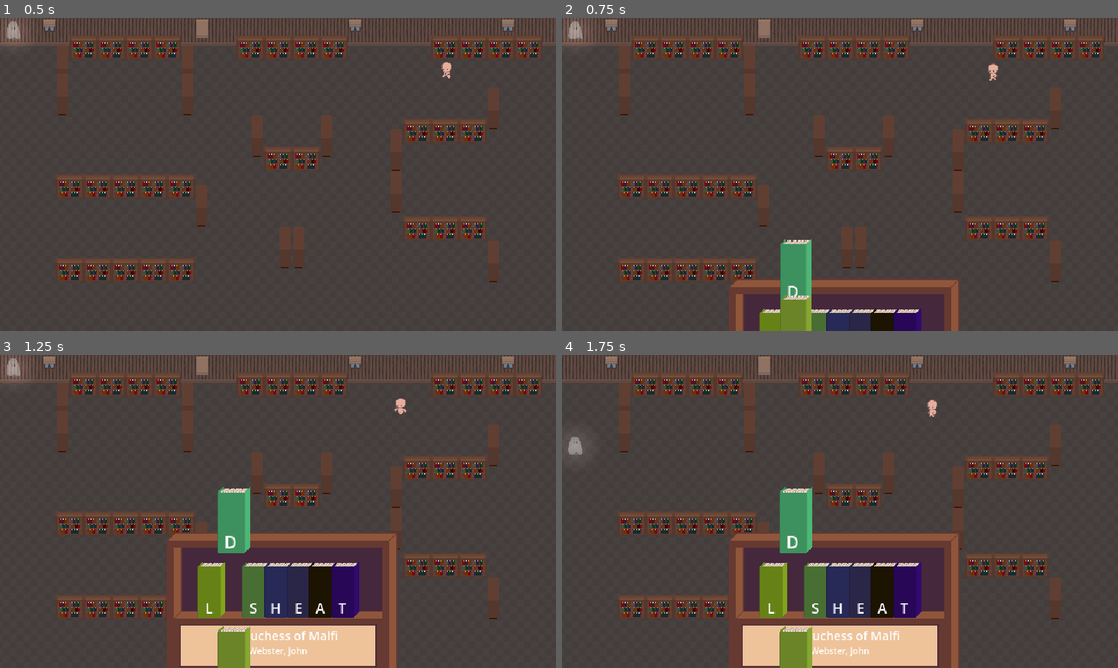
Above: before the commit, frames 1-4 (two rows, left to right).
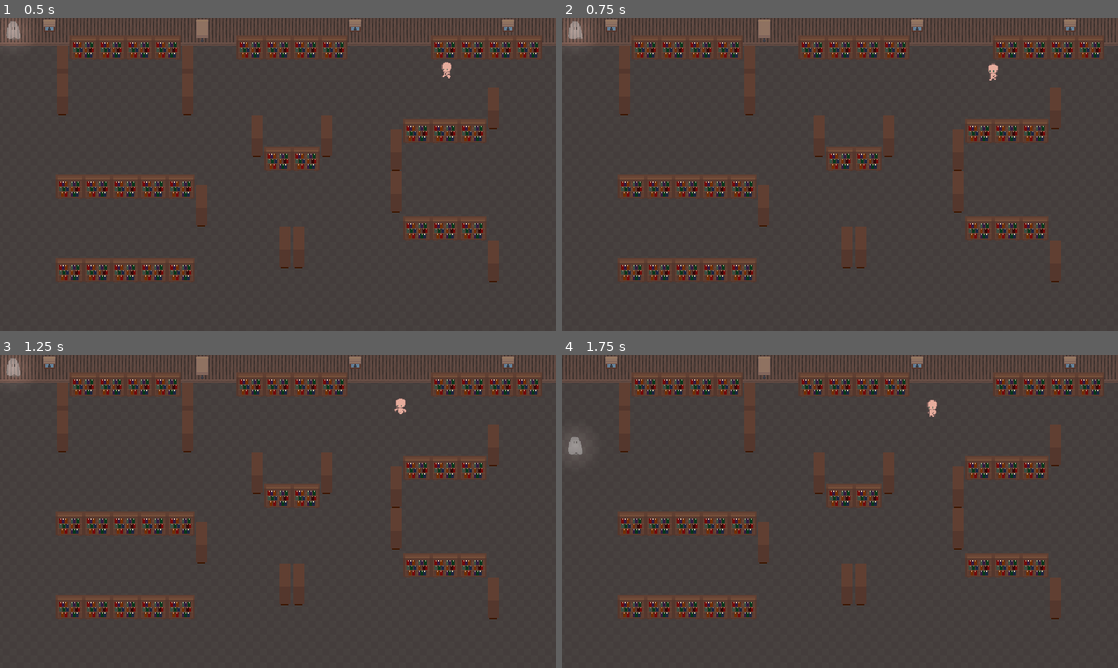
Above: after the commit, the same moments.

Repository: Akarui/GhostGame
Game: Godot game, scene res://scenes/root.tscn
The game is run twice, just before and just after one commit, with the same random seed, the same clock (stepped at 60 frames per second) and the same inputs. The engine's default icon, where the game draws it, is replaced by a stand-in: a white triangle on a blue panel in a dark square.
Inputs:
- Up to frame 1 (0.5 s): no input
- Up to frame 2 (0.75 s): tap Enter (select_book) at 0.5 s; hold Right (cursor_right) from 0.53 s (still down); tap Space (open_shelf) at 0.6 s
- Up to frame 3 (1.25 s): keep holding Right (cursor_right)
- Up to frame 4 (1.75 s): release Right (cursor_right) at 1.28 s; hold S (move_down) from 1.28 s (still down); tap Space (open_shelf) at 1.35 s

Frame 1 is identical in both runs. In frame 2, 6.6% of the frame differs, in the area x 30-72%, y 70-100%; in frame 3, 17%, in the area x 30-72%, y 42-100%; in frame 4, 17%.

Commit message:
put accessible shelves on the map

Diff:
--- a/scenes/player.tscn
+++ b/scenes/player.tscn
@@ -188,6 +188,9 @@
 fill = 1
 fill_from = Vector2(0.5, 0.5)
 
+[sub_resource type="CircleShape2D" id="CircleShape2D_42cr6"]
+radius = 2.0
+
 [node name="Player" type="Area2D" groups=["player"]]
 script = ExtResource("1_55hyl")
 
@@ -208,4 +211,11 @@
 shadow_enabled = true
 texture = SubResource("GradientTexture2D_qf6mb")
 
+[node name="ShelfAccessCollider" type="Area2D" parent="."]
+
+[node name="CollisionShape2D" type="CollisionShape2D" parent="ShelfAccessCollider"]
+position = Vector2(0, 5)
+shape = SubResource("CircleShape2D_42cr6")
+debug_color = Color(0.912489, 0.201725, 0.53896, 0.42)
+
 [connection signal="area_entered" from="." to="." method="_on_area_entered"]
--- a/scenes/root.tscn
+++ b/scenes/root.tscn
@@ -6,7 +6,7 @@
 [ext_resource type="Texture2D" uid="uid://dguqa6gwvybwa" path="res://art/set_piece_assets/bookshelf_front.png" id="4_koglj"]
 [ext_resource type="Texture2D" uid="uid://c41epds6gch3p" path="res://art/set_piece_assets/messy_bookshelf_front.png" id="5_ujaf6"]
 [ext_resource type="Texture2D" uid="uid://byfiad5iceekg" path="res://art/set_piece_assets/bookshelf_sides.png" id="6_3c67u"]
-[ext_resource type="PackedScene" uid="uid://bij6vtgo5sr7f" path="res://scenes/shelf.tscn" id="7_poejy"]
+[ext_resource type="PackedScene" uid="uid://wesymtjahe8a" path="res://scenes/shelf_accessor.tscn" id="8_4vw8p"]
 
 [sub_resource type="TileSetAtlasSource" id="TileSetAtlasSource_ivdjs"]
 texture = ExtResource("2_qwifs")
@@ -14322,8 +14322,29 @@
 sources/5 = SubResource("TileSetAtlasSource_ss4fg")
 sources/6 = SubResource("TileSetAtlasSource_7abnl")
 
-[sub_resource type="RectangleShape2D" id="RectangleShape2D_wwls8"]
-size = Vector2(32, 11)
+[sub_resource type="RectangleShape2D" id="RectangleShape2D_egblo"]
+size = Vector2(123, 30)
+
+[sub_resource type="RectangleShape2D" id="RectangleShape2D_1caxr"]
+size = Vector2(124, 30)
+
+[sub_resource type="RectangleShape2D" id="RectangleShape2D_7bofn"]
+size = Vector2(124, 30)
+
+[sub_resource type="RectangleShape2D" id="RectangleShape2D_qalnp"]
+size = Vector2(156, 30)
+
+[sub_resource type="RectangleShape2D" id="RectangleShape2D_m3ed3"]
+size = Vector2(60, 30)
+
+[sub_resource type="RectangleShape2D" id="RectangleShape2D_jpkyq"]
+size = Vector2(91, 30)
+
+[sub_resource type="RectangleShape2D" id="RectangleShape2D_ubnoh"]
+size = Vector2(154, 30)
+
+[sub_resource type="RectangleShape2D" id="RectangleShape2D_lb5yb"]
+size = Vector2(92, 30)
 
 [node name="Root" type="Node2D"]
 script = ExtResource("1_n4p34")
@@ -14343,14 +14364,65 @@
 layer_4/name = "furniture-top"
 layer_4/tile_data = PackedInt32Array(720897, 1179652, 33, 458753, 1179652, 32, 393217, 1179652, 31, 524289, 1179652, 33, 589825, 1179652, 31, 655361, 1179652, 32)
 
-[node name="Shelf" parent="." instance=ExtResource("7_poejy")]
-
 [node name="ShelfList" type="Node" parent="."]
 
-[node name="ShelfAccessList" type="Node" parent="."]
+[node name="ShelfAccessorList" type="Node" parent="."]
 
-[node name="Area2D" type="Area2D" parent="ShelfAccessList"]
+[node name="ShelfAccessor" parent="ShelfAccessorList" instance=ExtResource("8_4vw8p")]
+position = Vector2(131, 38)
 
-[node name="CollisionShape2D" type="CollisionShape2D" parent="ShelfAccessList/Area2D"]
-position = Vector2(80, 211.5)
-shape = SubResource("RectangleShape2D_wwls8")
+[node name="CollisionShape2D" type="CollisionShape2D" parent="ShelfAccessorList/ShelfAccessor"]
+position = Vector2(13.5, 4.5)
+shape = SubResource("RectangleShape2D_egblo")
+
+[node name="ShelfAccessor2" parent="ShelfAccessorList" instance=ExtResource("8_4vw8p")]
+position = Vector2(346, 36)
+
+[node name="CollisionShape2D" type="CollisionShape2D" parent="ShelfAccessorList/ShelfAccessor2"]
+position = Vector2(-10, 6)
+shape = SubResource("RectangleShape2D_1caxr")
+
+[node name="ShelfAccessor3" parent="ShelfAccessorList" instance=ExtResource("8_4vw8p")]
+position = Vector2(568, 41)
+
+[node name="CollisionShape2D" type="CollisionShape2D" parent="ShelfAccessorList/ShelfAccessor3"]
+position = Vector2(-8, 1)
+shape = SubResource("RectangleShape2D_7bofn")
+
+[node name="ShelfAccessor4" parent="ShelfAccessorList" instance=ExtResource("8_4vw8p")]
+position = Vector2(140, 191)
+
+[node name="CollisionShape2D" type="CollisionShape2D" parent="ShelfAccessorList/ShelfAccessor4"]
+position = Vector2(4, 11)
+shape = SubResource("RectangleShape2D_qalnp")
+
+[node name="ShelfAccessor5" parent="ShelfAccessorList" instance=ExtResource("8_4vw8p")]
+position = Vector2(330, 169)
+
+[node name="CollisionShape2D" type="CollisionShape2D" parent="ShelfAccessorList/ShelfAccessor5"]
+position = Vector2(6, 1)
+shape = SubResource("RectangleShape2D_m3ed3")
+
+[node name="ShelfAccessor6" parent="ShelfAccessorList" instance=ExtResource("8_4vw8p")]
+position = Vector2(520, 137)
+
+[node name="CollisionShape2D" type="CollisionShape2D" parent="ShelfAccessorList/ShelfAccessor6"]
+position = Vector2(-8.5, 1)
+shape = SubResource("RectangleShape2D_jpkyq")
+
+[node name="ShelfAccessor7" parent="ShelfAccessorList" instance=ExtResource("8_4vw8p")]
+position = Vector2(128, 294)
+
+[node name="CollisionShape2D" type="CollisionShape2D" parent="ShelfAccessorList/ShelfAccessor7"]
+position = Vector2(16, 4)
+shape = SubResource("RectangleShape2D_ubnoh")
+
+[node name="ShelfAccessor8" parent="ShelfAccessorList" instance=ExtResource("8_4vw8p")]
+position = Vector2(509, 247)
+
+[node name="CollisionShape2D" type="CollisionShape2D" parent="ShelfAccessorList/ShelfAccessor8"]
+position = Vector2(3, 2)
+shape = SubResource("RectangleShape2D_lb5yb")
+
+[editable path="ShelfAccessorList/ShelfAccessor"]
+[editable path="ShelfAccessorList/ShelfAccessor2"]
--- a/scenes/shelf.tscn
+++ b/scenes/shelf.tscn
@@ -6,6 +6,7 @@
 
 [sub_resource type="Animation" id="Animation_3i5q1"]
 resource_name = "open_shelf"
+length = 0.3
 tracks/0/type = "value"
 tracks/0/imported = false
 tracks/0/enabled = true
@@ -13,14 +14,119 @@
 tracks/0/interp = 1
 tracks/0/loop_wrap = true
 tracks/0/keys = {
-"times": PackedFloat32Array(0, 0.0001, 0.25),
+"times": PackedFloat32Array(0, 0.0001, 0.3),
 "transitions": PackedFloat32Array(1, 1, 1),
 "update": 0,
 "values": [Vector2(320, 430), Vector2(320, 430), Vector2(320, 270)]
 }
+tracks/1/type = "value"
+tracks/1/imported = false
+tracks/1/enabled = true
+tracks/1/path = NodePath(".:visible")
+tracks/1/interp = 1
+tracks/1/loop_wrap = true
+tracks/1/keys = {
+"times": PackedFloat32Array(0, 0.3),
+"transitions": PackedFloat32Array(1, 1),
+"update": 1,
+"values": [true, true]
+}
+tracks/2/type = "value"
+tracks/2/imported = false
+tracks/2/enabled = true
+tracks/2/path = NodePath(".:modulate")
+tracks/2/interp = 1
+tracks/2/loop_wrap = true
+tracks/2/keys = {
+"times": PackedFloat32Array(0),
+"transitions": PackedFloat32Array(1),
+"update": 0,
+"values": [Color(1, 1, 1, 1)]
+}
+
+[sub_resource type="Animation" id="Animation_iu2ei"]
+resource_name = "close_shelf"
+length = 0.3
+tracks/0/type = "value"
+tracks/0/imported = false
+tracks/0/enabled = true
+tracks/0/path = NodePath(".:position")
+tracks/0/interp = 1
+tracks/0/loop_wrap = true
+tracks/0/keys = {
+"times": PackedFloat32Array(0, 0.3),
+"transitions": PackedFloat32Array(1, 1),
+"update": 0,
+"values": [Vector2(320, 270), Vector2(320, 430)]
+}
+tracks/1/type = "value"
+tracks/1/imported = false
+tracks/1/enabled = true
+tracks/1/path = NodePath(".:visible")
+tracks/1/interp = 1
+tracks/1/loop_wrap = true
+tracks/1/keys = {
+"times": PackedFloat32Array(0, 0.3),
+"transitions": PackedFloat32Array(1, 1),
+"update": 0,
+"values": [true, false]
+}
+tracks/2/type = "value"
+tracks/2/imported = false
+tracks/2/enabled = true
+tracks/2/path = NodePath(".:modulate")
+tracks/2/interp = 1
+tracks/2/loop_wrap = true
+tracks/2/keys = {
+"times": PackedFloat32Array(0, 0.3),
+"transitions": PackedFloat32Array(1, 3.03143),
+"update": 0,
+"values": [Color(1, 1, 1, 1), Color(0, 0, 0, 0)]
+}
+
+[sub_resource type="Animation" id="Animation_yq5rb"]
+length = 0.001
+tracks/0/type = "value"
+tracks/0/imported = false
+tracks/0/enabled = true
+tracks/0/path = NodePath(".:visible")
+tracks/0/interp = 1
+tracks/0/loop_wrap = true
+tracks/0/keys = {
+"times": PackedFloat32Array(0),
+"transitions": PackedFloat32Array(1),
+"update": 1,
+"values": [true]
+}
+tracks/1/type = "value"
+tracks/1/imported = false
+tracks/1/enabled = true
+tracks/1/path = NodePath(".:position")
+tracks/1/interp = 1
+tracks/1/loop_wrap = true
+tracks/1/keys = {
+"times": PackedFloat32Array(0),
+"transitions": PackedFloat32Array(1),
+"update": 0,
+"values": [Vector2(320, 430)]
+}
+tracks/2/type = "value"
+tracks/2/imported = false
+tracks/2/enabled = true
+tracks/2/path = NodePath(".:modulate")
+tracks/2/interp = 1
+tracks/2/loop_wrap = true
+tracks/2/keys = {
+"times": PackedFloat32Array(0),
+"transitions": PackedFloat32Array(1),
+"update": 0,
+"values": [Color(1, 1, 1, 1)]
+}
 
 [sub_resource type="AnimationLibrary" id="AnimationLibrary_rgv2j"]
 _data = {
+"RESET": SubResource("Animation_yq5rb"),
+"close_shelf": SubResource("Animation_iu2ei"),
 "open_shelf": SubResource("Animation_3i5q1")
 }
 
@@ -85,3 +191,4 @@
 libraries = {
 "": SubResource("AnimationLibrary_rgv2j")
 }
+next/RESET = &"RESET"
--- /dev/null
+++ b/scenes/shelf_accessor.tscn
@@ -0,0 +1,9 @@
+[gd_scene load_steps=2 format=3 uid="uid://wesymtjahe8a"]
+
+[ext_resource type="Script" path="res://scripts/shelf_accessor.gd" id="1_aj1hx"]
+
+[node name="ShelfAccessor" type="Area2D"]
+script = ExtResource("1_aj1hx")
+
+[connection signal="area_entered" from="." to="." method="_on_area_entered"]
+[connection signal="area_exited" from="." to="." method="_on_area_exited"]
--- a/scripts/root.gd
+++ b/scripts/root.gd
@@ -2,7 +2,7 @@
 
 #@onready var shelf_viewport: SubViewport = $BookShelfCanvasLayer/SubViewportContainer/SubViewport
 #@onready var shelf: Node2D = $BookShelfCanvasLayer/SubViewportContainer/SubViewport/Shelf
-@onready var shelf: Node2D = $Shelf
+
 @onready var shelf_list: Node = $ShelfList
 
 var shelf_scene = load("res://scenes/shelf.tscn")
@@ -10,6 +10,7 @@
 var player_scene = load("res://scenes/player.tscn")
 
 var shelf_mode = false
+var player_shelf = -1
 
 # Called when the node enters the scene tree for the first time.
 func _ready():
@@ -22,7 +23,7 @@
 	player_instance.name = "player"
 	add_child(player_instance)
 
-	gen_shelves(10)
+	gen_shelves($ShelfAccessorList.get_child_count())
 	for shelf in shelf_list.get_children():
 		print(shelf.get_book_titles())
 
@@ -31,9 +32,18 @@
 # Called every frame. 'delta' is the elapsed time since the previous frame.
 func _process(delta):
 	if Input.is_action_just_pressed("open_shelf"):
-		if not shelf_mode:
+		# check for active shelf
+		if shelf_mode and player_shelf < 0:
+			print("ERROR: shouldn't be in shelf_mode without a player_shelf defined")
+			get_tree().quit()
+		if not shelf_mode and player_shelf > -1:
 			shelf_mode = true
-			shelf.open()
+			shelf_list.get_child(player_shelf).open()
+			#player.can_move = false
+		elif shelf_mode:
+			shelf_mode = false
+			shelf_list.get_child(player_shelf).close()
+			#player.can_move = true
 
 
 		#if shelf_viewport.get_child_count() > 0:
@@ -56,3 +66,6 @@
 		total_mistakes += shelf.check_shelving()
 	print("TOTAL MISTAKES: %d" % total_mistakes)
 	return total_mistakes
+
+func set_player_shelf(index):
+	player_shelf = index
--- a/scripts/shelf.gd
+++ b/scripts/shelf.gd
@@ -18,7 +18,8 @@
 # Called when the node enters the scene tree for the first time.
 func _ready():
 	randomize()
-	#var num_books = randi_range(3,8)
+	visible = false
+
 	var num_books = 7
 	for i in num_books:
 		var book = book_scene.instantiate()
@@ -47,6 +48,9 @@
 
 # Called every frame. 'delta' is the elapsed time since the previous frame.
 func _process(delta):
+	if not visible:
+		return
+
 	if not book_selected:
 		if Input.is_action_just_pressed("cursor_left"):
 			if cursor_index > 0:
@@ -148,3 +152,6 @@
 
 func open():
 	$AnimationPlayer.play("open_shelf")
+
+func close():
+	$AnimationPlayer.play("close_shelf")
--- /dev/null
+++ b/scripts/shelf_accessor.gd
@@ -0,0 +1,22 @@
+extends Area2D
+
+
+# Called when the node enters the scene tree for the first time.
+func _ready():
+	pass # Replace with function body.
+
+
+# Called every frame. 'delta' is the elapsed time since the previous frame.
+func _process(delta):
+	pass
+
+
+func _on_area_entered(area):
+	if area.name == "ShelfAccessCollider":
+		get_parent().get_parent().set_player_shelf(get_index())
+
+
+func _on_area_exited(area):
+	if area.name == "ShelfAccessCollider":
+		if get_parent().get_parent().player_shelf == get_index():
+			get_parent().get_parent().set_player_shelf(-1)
Not shown: 1 places in scenes/player.tscn that only renumber resources
Not shown: 1 places in scenes/root.tscn that only renumber resources
Not shown: 1 places in scenes/shelf.tscn that only renumber resources
